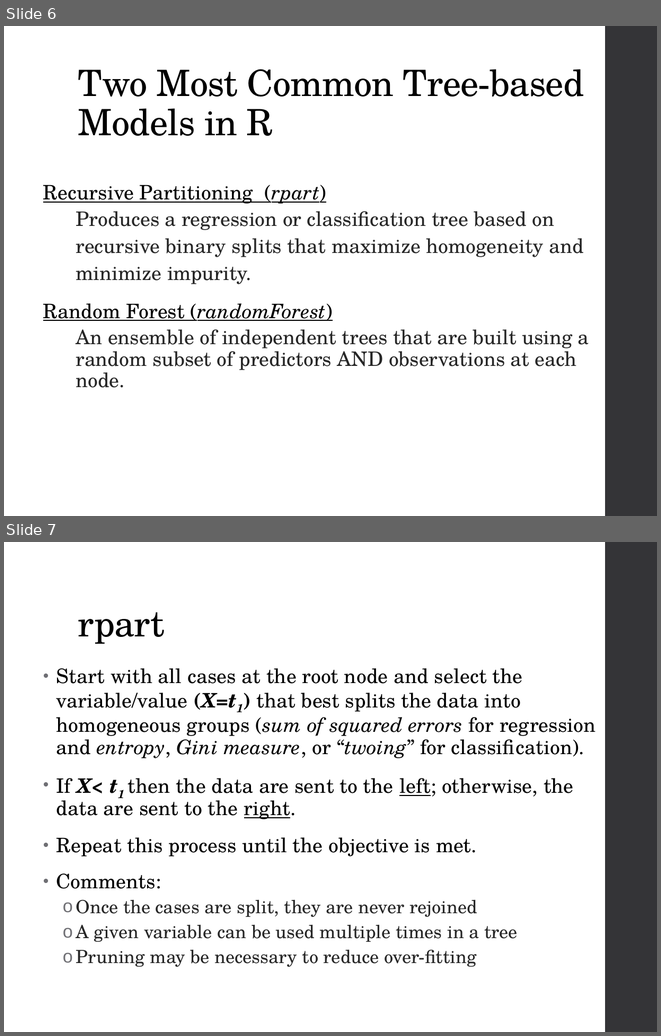
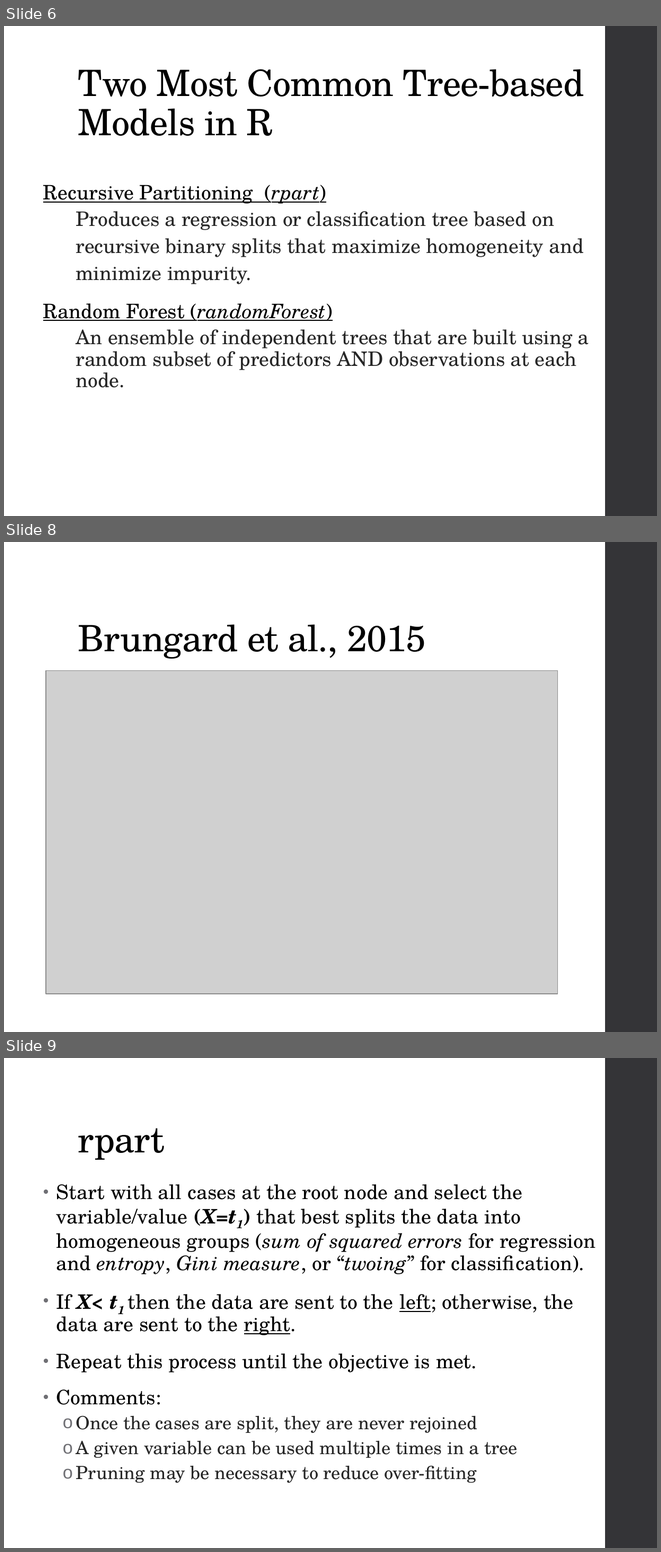
Before and after one commit to ncss-tech/stats_for_soil_survey, a slide deck: presentations/tree_models/Tree_models.pptx. Shown one above the other, each under a label of ours: slides 6 and 7 before the commit, slides 6, 8 and 9 after it; the slides between them are not shown. The pictures are 661x1036 and 661x1552 pixels, drawn with LibreOffice and Linux fonts; fonts in the diff are those of the drawing; grey boxes stand for pictures. Boxes give left, top, right and bottom in pixels: in the first picture for what was removed or moved away, otherwise in the second. Text is boxed around its words. In the diff, an @@ line names an element or a change of style, - is before the commit and + after.

```diff
--- a/presentations/tree_models/Tree_models.pptx
+++ b/presentations/tree_models/Tree_models.pptx
@@ slide 8 added at bbox=[4, 542, 657, 1032], background #FFFFFF; not listed: 1 template element that a slide beside it also shows @@
@@ title added at bbox=[78, 624, 426, 659], 40 pt, text #000000 @@
+Brungard et al., 2015
@@ picture added at bbox=[46, 671, 558, 994] @@
@@ what was slide 7 is now slide 9 @@
```
Also in this commit, not shown: 1 other slide added.
